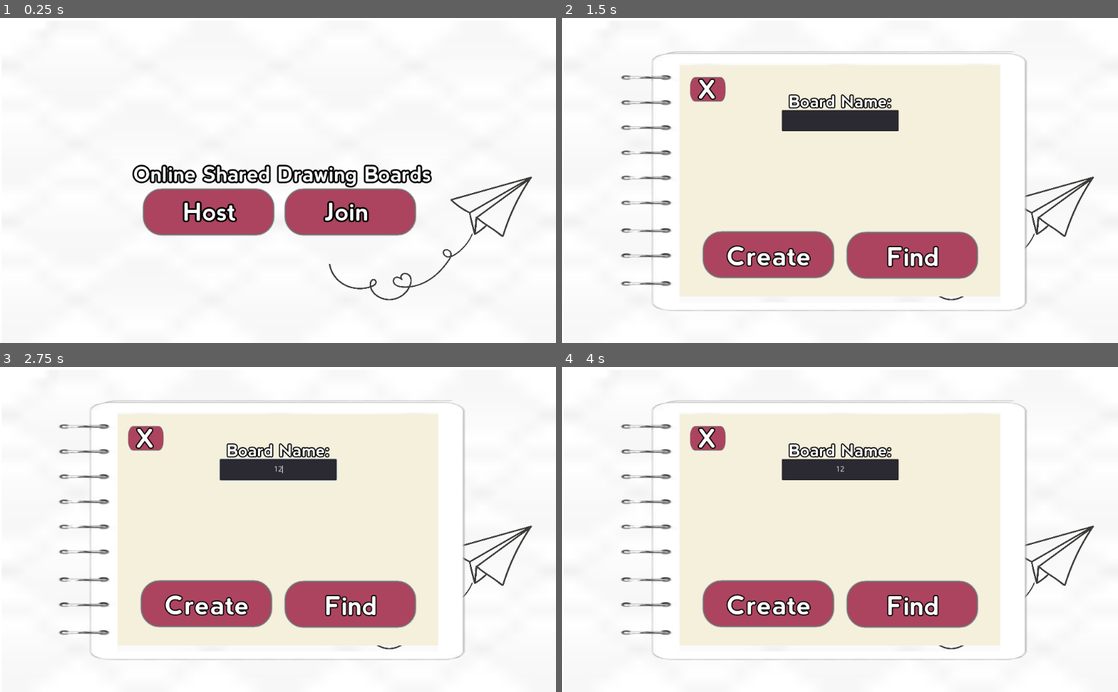
Above: before the commit, frames 1-4 (two rows, left to right).
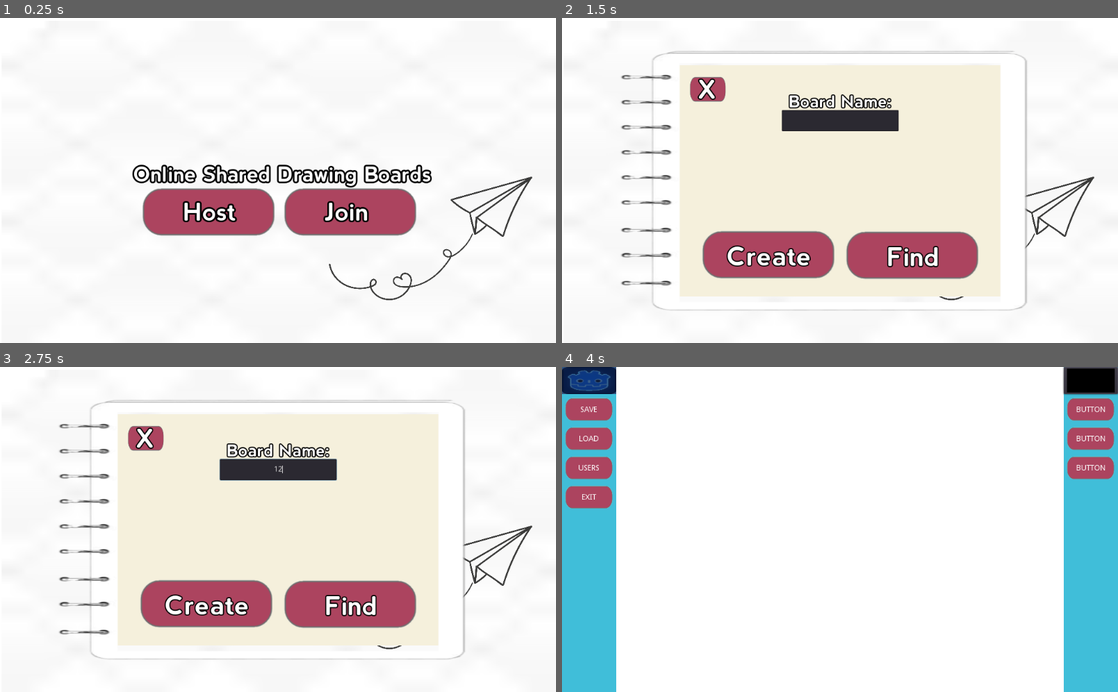
Above: after the commit, the same moments.

Repository: Sketch-Organization/Sketch-
Game: Godot game, scene res://Title.tscn
Two runs of this game, one before a commit and one after it. Both use one fixed random seed, a clock stepped at 60 frames per second and the inputs below. The engine's default icon, where the game draws it, is replaced by a stand-in: a white triangle on a blue panel in a dark square.
Inputs (mouse positions are in pixels of both pictures, inside the frame that each line leads up to):
- Up to frame 1 (0.25 s): no input
- Up to frame 2 (1.5 s): tap Enter at 0.5 s; click "Host" at 1.25 s
- Up to frame 3 (2.75 s): click (278, 467) at 2.02 s; type "12" at 2.1 s
- Up to frame 4 (4 s): click "Create" at 2.75 s; click (589, 380) at 3.52 s

The runs differ from the first frame. In frame 1, 0.2% of the frame differs, in the area x 59-96%, y 48-87%; in frame 2, 0.8%; in frame 3, 0.8%; in frame 4, 62%, in the area x 0-100%, y 0-100%.

Commit message:
Created base UI for the drawingboard

Diff:
--- /dev/null
+++ b/SketchProject/ChangeSceneButton.gd
@@ -0,0 +1,16 @@
+extends TextureButton
+
+export(String) var scene_to_load
+# Declare member variables here. Examples:
+# var a = 2
+# var b = "text"
+
+
+# Called when the node enters the scene tree for the first time.
+func _ready():
+	pass # Replace with function body.
+
+
+# Called every frame. 'delta' is the elapsed time since the previous frame.
+#func _process(delta):
+#	pass
--- /dev/null
+++ b/SketchProject/DrawingBoard.gd
@@ -0,0 +1,33 @@
+extends Control
+
+var scene_path_to_load
+var exitPopup
+var gameUI
+
+func _ready():
+	gameUI = get_node("SettingsUIHBox")
+	exitPopup = get_node("ExitPopup")
+	var button = $ExitPopup/MarginContainer/VBoxContainer/HBoxContainer/YesButton
+	button.connect("pressed", self, "_on_Button_pressed", [button.scene_to_load])
+	pass
+
+func _on_Button_pressed(scene_to_load):
+	scene_path_to_load = scene_to_load
+	get_tree().change_scene(scene_path_to_load)
+	pass
+
+func _on_ExitButton_pressed():
+	exitPopup.show()
+	pass # Replace with function body.
+
+
+func _on_NoButton_pressed():
+	exitPopup.hide()
+	pass # Replace with function body.
+
+func _on_SettingsButton_toggled(button_pressed):
+	if(button_pressed):
+		gameUI.show()
+	else:
+		gameUI.hide()
+	pass # Replace with function body.
--- a/SketchProject/DrawingBoard.tscn
+++ b/SketchProject/DrawingBoard.tscn
@@ -1,6 +1,360 @@
-[gd_scene format=2]
-
-[node name="Node2D" type="Node2D"]
-position = Vector2( 502.145, 254.142 )
-
-[node name="CanvasLayer" type="CanvasLayer" parent="."]
+[gd_scene load_steps=8 format=2]
+
+[ext_resource path="res://selectedIcon.png" type="Texture" id=1]
+[ext_resource path="res://icon.png" type="Texture" id=2]
+[ext_resource path="res://onhover.PNG" type="Texture" id=3]
+[ext_resource path="res://sketchbutton.PNG" type="Texture" id=4]
+[ext_resource path="res://onclick.PNG" type="Texture" id=5]
+[ext_resource path="res://DrawingBoard.gd" type="Script" id=6]
+[ext_resource path="res://ChangeSceneButton.gd" type="Script" id=7]
+
+[node name="Control" type="Control"]
+anchor_right = 1.0
+anchor_bottom = 1.0
+script = ExtResource( 6 )
+__meta__ = {
+"_edit_use_anchors_": false
+}
+
+[node name="SettingsUIHBox" type="HBoxContainer" parent="."]
+visible = false
+anchor_right = 1.0
+anchor_bottom = 1.0
+__meta__ = {
+"_edit_use_anchors_": false
+}
+
+[node name="SettingsUI" type="Control" parent="SettingsUIHBox"]
+margin_right = 100.0
+margin_bottom = 600.0
+rect_min_size = Vector2( 100, 0 )
+size_flags_vertical = 3
+
+[node name="ColorRect" type="ColorRect" parent="SettingsUIHBox/SettingsUI"]
+anchor_right = 1.0
+anchor_bottom = 1.0
+color = Color( 0.254902, 0.74902, 0.854902, 1 )
+__meta__ = {
+"_edit_use_anchors_": false
+}
+
+[node name="VBoxContainer" type="VBoxContainer" parent="SettingsUIHBox/SettingsUI"]
+anchor_right = 1.0
+anchor_bottom = 1.0
+__meta__ = {
+"_edit_use_anchors_": false
+}
+
+[node name="Control" type="Control" parent="SettingsUIHBox/SettingsUI/VBoxContainer"]
+margin_right = 100.0
+margin_bottom = 50.0
+rect_min_size = Vector2( 100, 50 )
+
+[node name="SaveButton" type="TextureButton" parent="SettingsUIHBox/SettingsUI/VBoxContainer"]
+margin_top = 54.0
+margin_right = 100.0
+margin_bottom = 104.0
+rect_min_size = Vector2( 100, 50 )
+mouse_default_cursor_shape = 2
+texture_normal = ExtResource( 4 )
+texture_pressed = ExtResource( 5 )
+texture_hover = ExtResource( 3 )
+expand = true
+
+[node name="Label" type="Label" parent="SettingsUIHBox/SettingsUI/VBoxContainer/SaveButton"]
+anchor_right = 1.0
+anchor_bottom = 1.0
+text = "Save"
+align = 1
+valign = 1
+uppercase = true
+__meta__ = {
+"_edit_use_anchors_": false
+}
+
+[node name="LoadButton" type="TextureButton" parent="SettingsUIHBox/SettingsUI/VBoxContainer"]
+margin_top = 108.0
+margin_right = 100.0
+margin_bottom = 158.0
+rect_min_size = Vector2( 100, 50 )
+mouse_default_cursor_shape = 2
+texture_normal = ExtResource( 4 )
+texture_pressed = ExtResource( 5 )
+texture_hover = ExtResource( 3 )
+expand = true
+
+[node name="Label" type="Label" parent="SettingsUIHBox/SettingsUI/VBoxContainer/LoadButton"]
+anchor_right = 1.0
+anchor_bottom = 1.0
+text = "Load"
+align = 1
+valign = 1
+uppercase = true
+__meta__ = {
+"_edit_use_anchors_": false
+}
+
+[node name="UsersButton" type="TextureButton" parent="SettingsUIHBox/SettingsUI/VBoxContainer"]
+margin_top = 162.0
+margin_right = 100.0
+margin_bottom = 212.0
+rect_min_size = Vector2( 100, 50 )
+mouse_default_cursor_shape = 2
+texture_normal = ExtResource( 4 )
+texture_pressed = ExtResource( 5 )
+texture_hover = ExtResource( 3 )
+expand = true
+
+[node name="Label" type="Label" parent="SettingsUIHBox/SettingsUI/VBoxContainer/UsersButton"]
+anchor_right = 1.0
+anchor_bottom = 1.0
+text = "Users"
+align = 1
+valign = 1
+uppercase = true
+__meta__ = {
+"_edit_use_anchors_": false
+}
+
+[node name="ExitButton" type="TextureButton" parent="SettingsUIHBox/SettingsUI/VBoxContainer"]
+margin_top = 216.0
+margin_right = 100.0
+margin_bottom = 266.0
+rect_min_size = Vector2( 100, 50 )
+mouse_default_cursor_shape = 2
+texture_normal = ExtResource( 4 )
+texture_pressed = ExtResource( 5 )
+texture_hover = ExtResource( 3 )
+expand = true
+
+[node name="Label" type="Label" parent="SettingsUIHBox/SettingsUI/VBoxContainer/ExitButton"]
+anchor_right = 1.0
+anchor_bottom = 1.0
+text = "Exit"
+align = 1
+valign = 1
+uppercase = true
+__meta__ = {
+"_edit_use_anchors_": false
+}
+
+[node name="DrawingBoard" type="Control" parent="SettingsUIHBox"]
+margin_left = 104.0
+margin_right = 920.0
+margin_bottom = 600.0
+size_flags_horizontal = 3
+size_flags_vertical = 3
+
+[node name="UtensilEditor" type="Control" parent="SettingsUIHBox"]
+margin_left = 924.0
+margin_right = 1024.0
+margin_bottom = 600.0
+rect_min_size = Vector2( 100, 0 )
+size_flags_vertical = 3
+
+[node name="ColorRect2" type="ColorRect" parent="SettingsUIHBox/UtensilEditor"]
+anchor_right = 1.0
+anchor_bottom = 1.0
+color = Color( 0.254902, 0.74902, 0.854902, 1 )
+__meta__ = {
+"_edit_use_anchors_": false
+}
+
+[node name="VBoxContainer2" type="VBoxContainer" parent="SettingsUIHBox/UtensilEditor"]
+anchor_right = 1.0
+anchor_bottom = 1.0
+__meta__ = {
+"_edit_use_anchors_": false
+}
+
+[node name="ColorPickerButton" type="ColorPickerButton" parent="SettingsUIHBox/UtensilEditor/VBoxContainer2"]
+margin_right = 100.0
+margin_bottom = 50.0
+rect_min_size = Vector2( 100, 50 )
+text = "Pick Color"
+
+[node name="Button" type="TextureButton" parent="SettingsUIHBox/UtensilEditor/VBoxContainer2"]
+margin_top = 54.0
+margin_right = 100.0
+margin_bottom = 104.0
+rect_min_size = Vector2( 100, 50 )
+mouse_default_cursor_shape = 2
+texture_normal = ExtResource( 4 )
+texture_pressed = ExtResource( 5 )
+texture_hover = ExtResource( 3 )
+expand = true
+
+[node name="Label" type="Label" parent="SettingsUIHBox/UtensilEditor/VBoxContainer2/Button"]
+anchor_right = 1.0
+anchor_bottom = 1.0
+text = "Button"
+align = 1
+valign = 1
+uppercase = true
+__meta__ = {
+"_edit_use_anchors_": false
+}
+
+[node name="Button2" type="TextureButton" parent="SettingsUIHBox/UtensilEditor/VBoxContainer2"]
+margin_top = 108.0
+margin_right = 100.0
+margin_bottom = 158.0
+rect_min_size = Vector2( 100, 50 )
+mouse_default_cursor_shape = 2
+texture_normal = ExtResource( 4 )
+texture_pressed = ExtResource( 5 )
+texture_hover = ExtResource( 3 )
+expand = true
+
+[node name="Label" type="Label" parent="SettingsUIHBox/UtensilEditor/VBoxContainer2/Button2"]
+anchor_right = 1.0
+anchor_bottom = 1.0
+text = "Button"
+align = 1
+valign = 1
+uppercase = true
+__meta__ = {
+"_edit_use_anchors_": false
+}
+
+[node name="Button3" type="TextureButton" parent="SettingsUIHBox/UtensilEditor/VBoxContainer2"]
+margin_top = 162.0
+margin_right = 100.0
+margin_bottom = 212.0
+rect_min_size = Vector2( 100, 50 )
+mouse_default_cursor_shape = 2
+texture_normal = ExtResource( 4 )
+texture_pressed = ExtResource( 5 )
+texture_hover = ExtResource( 3 )
+expand = true
+
+[node name="Label" type="Label" parent="SettingsUIHBox/UtensilEditor/VBoxContainer2/Button3"]
+anchor_right = 1.0
+anchor_bottom = 1.0
+text = "Button"
+align = 1
+valign = 1
+uppercase = true
+__meta__ = {
+"_edit_use_anchors_": false
+}
+
+[node name="Buttons" type="Control" parent="."]
+anchor_right = 1.0
+anchor_bottom = 1.0
+rect_min_size = Vector2( 100, 50 )
+mouse_filter = 2
+__meta__ = {
+"_edit_use_anchors_": false
+}
+
+[node name="SettingsButton" type="TextureButton" parent="Buttons"]
+margin_right = 40.0
+margin_bottom = 40.0
+rect_min_size = Vector2( 100, 50 )
+toggle_mode = true
+texture_normal = ExtResource( 2 )
+texture_pressed = ExtResource( 1 )
+expand = true
+__meta__ = {
+"_edit_use_anchors_": false
+}
+
+[node name="ExitPopup" type="PopupMenu" parent="."]
+anchor_left = 0.5
+anchor_top = 0.5
+anchor_right = 0.5
+anchor_bottom = 0.5
+margin_left = -256.0
+margin_top = -150.0
+margin_right = 256.0
+margin_bottom = 150.0
+rect_min_size = Vector2( 512, 300 )
+__meta__ = {
+"_edit_use_anchors_": false
+}
+
+[node name="MarginContainer" type="MarginContainer" parent="ExitPopup"]
+anchor_right = 1.0
+anchor_bottom = 1.0
+custom_constants/margin_right = 20
+custom_constants/margin_top = 20
+custom_constants/margin_left = 20
+custom_constants/margin_bottom = 20
+__meta__ = {
+"_edit_use_anchors_": false
+}
+
+[node name="VBoxContainer" type="VBoxContainer" parent="ExitPopup/MarginContainer"]
+margin_left = 20.0
+margin_top = 20.0
+margin_right = 492.0
+margin_bottom = 280.0
+
+[node name="Label" type="Label" parent="ExitPopup/MarginContainer/VBoxContainer"]
+margin_right = 472.0
+margin_bottom = 128.0
+size_flags_horizontal = 3
+size_flags_vertical = 7
+text = "Are you sure you want to return to the title screen?"
+align = 1
+valign = 1
+
+[node name="HBoxContainer" type="HBoxContainer" parent="ExitPopup/MarginContainer/VBoxContainer"]
+margin_top = 132.0
+margin_right = 472.0
+margin_bottom = 260.0
+size_flags_horizontal = 3
+size_flags_vertical = 3
+
+[node name="YesButton" type="TextureButton" parent="ExitPopup/MarginContainer/VBoxContainer/HBoxContainer"]
+margin_right = 222.0
+margin_bottom = 128.0
+mouse_default_cursor_shape = 2
+size_flags_horizontal = 3
+size_flags_vertical = 3
+texture_normal = ExtResource( 2 )
+texture_pressed = ExtResource( 1 )
+expand = true
+script = ExtResource( 7 )
+scene_to_load = "res://Title.tscn"
+
+[node name="Label" type="Label" parent="ExitPopup/MarginContainer/VBoxContainer/HBoxContainer/YesButton"]
+anchor_right = 1.0
+anchor_bottom = 1.0
+text = "Yes"
+align = 1
+valign = 1
+__meta__ = {
+"_edit_use_anchors_": false
+}
+
+[node name="Control" type="Control" parent="ExitPopup/MarginContainer/VBoxContainer/HBoxContainer"]
+margin_left = 226.0
+margin_right = 246.0
+margin_bottom = 128.0
+rect_min_size = Vector2( 20, 0 )
+
+[node name="NoButton" type="TextureButton" parent="ExitPopup/MarginContainer/VBoxContainer/HBoxContainer"]
+margin_left = 250.0
+margin_right = 472.0
+margin_bottom = 128.0
+mouse_default_cursor_shape = 2
+size_flags_horizontal = 3
+size_flags_vertical = 3
+texture_normal = ExtResource( 2 )
+texture_pressed = ExtResource( 1 )
+expand = true
+
+[node name="Label" type="Label" parent="ExitPopup/MarginContainer/VBoxContainer/HBoxContainer/NoButton"]
+anchor_right = 1.0
+anchor_bottom = 1.0
+text = "No"
+align = 1
+valign = 1
+__meta__ = {
+"_edit_use_anchors_": false
+}
+[connection signal="pressed" from="SettingsUIHBox/SettingsUI/VBoxContainer/ExitButton" to="." method="_on_ExitButton_pressed"]
+[connection signal="toggled" from="Buttons/SettingsButton" to="." method="_on_SettingsButton_toggled"]
+[connection signal="pressed" from="ExitPopup/MarginContainer/VBoxContainer/HBoxContainer/NoButton" to="." method="_on_NoButton_pressed"]
--- a/SketchProject/Title.gd
+++ b/SketchProject/Title.gd
@@ -2,6 +2,7 @@
 
 var hostPopupMenu
 var joinPopupMenu
+var scene_path_to_load
 
 # Declare member variables here. Examples:
 # var a = 2
@@ -14,11 +15,10 @@
 	joinPopupMenu = get_node("JoinPopup")
 	pass # Replace with function body.
 
-
-# Called every frame. 'delta' is the elapsed time since the previous frame.
-#func _process(delta):
-#	pass
-
+func _on_Button_pressed(scene_to_load):
+	scene_path_to_load = scene_to_load
+	get_tree().change_scene(scene_path_to_load)
+	pass
 
 func _on_HostButton_pressed():
 	hostPopupMenu.show()
@@ -37,6 +37,7 @@
 
 
 func _on_CreateButton_pressed():
+	_on_Button_pressed("res://DrawingBoard.tscn")
 	pass # Replace with function body.
 
 
--- a/SketchProject/project.godot
+++ b/SketchProject/project.godot
@@ -22,5 +22,6 @@
 
 [rendering]
 
+quality/2d/use_pixel_snap=true
 environment/default_clear_color=Color( 1, 1, 1, 1 )
 environment/default_environment="res://default_env.tres"
Not shown: 7 places in SketchProject/Title.tscn that only renumber resources
Binary file added: SketchProject/selectedIcon.png
Not shown, added: SketchProject/selectedIcon.png.import
